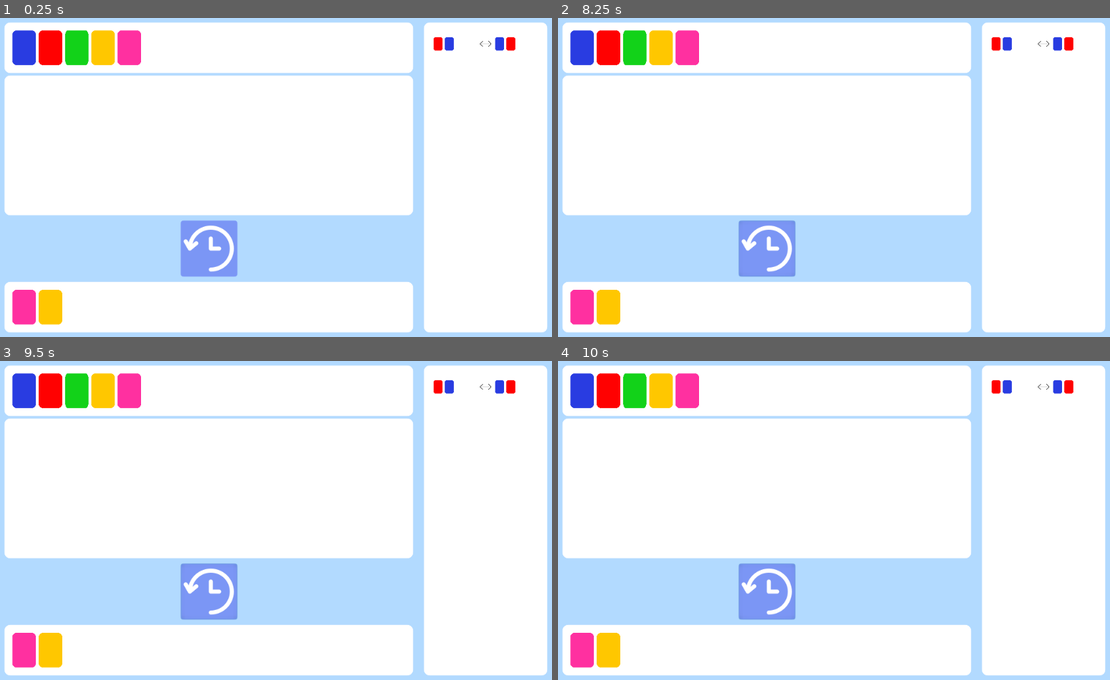
Above: before the commit, frames 1-4 (two rows, left to right).
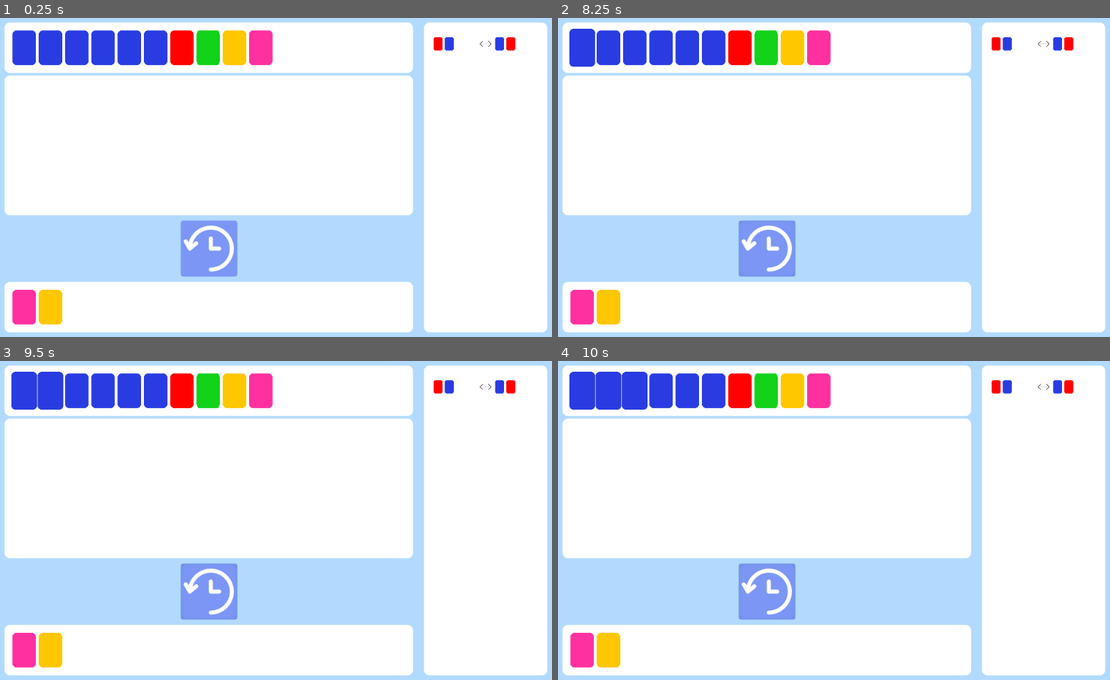
Above: after the commit, the same moments.

Repository: Pertatis/ProjetDomino
Game: Godot game, scene res://Scenes/Resolution.tscn
The game is run twice, just before and just after one commit, with the same random seed, the same clock (stepped at 60 frames per second) and the same inputs. This scene is started directly instead of the project's main scene.
Inputs (mouse positions are in pixels of both pictures, inside the frame that each line leads up to):
- Up to frame 1 (0.25 s): no input
- Up to frame 2 (8.25 s): click (1043, 43) at 0.5 s; click (767, 247) at 1.25 s; click (1043, 43) at 2 s; click (767, 247) at 2.75 s; click (1043, 43) at 3.5 s; click (767, 247) at 4.25 s; tap Enter at 5, 6.5, 8 s; move the mouse to (994, 43) at 5.02 s; click (994, 43) at 5.17 s; tap Space at 5.75, 7.25 s; move the mouse to (1005, 43) at 5.77 s; click (1005, 43) at 5.92 s; move the mouse to (1060, 43) at 6.52 s; click (1060, 43) at 6.67 s; move the mouse to (1071, 43) at 7.27 s; click (1071, 43) at 7.42 s; move the mouse to (580, 46) at 8.02 s; click (580, 46) at 8.17 s
- Up to frame 3 (9.5 s): tap Space at 8.75 s; move the mouse to (49, 389) at 8.77 s; click (49, 389) at 8.92 s
- Up to frame 4 (10 s): move the mouse to (635, 389) at 9.52 s; click (635, 389) at 9.67 s

The runs differ from the first frame. In frame 1, 4.2% of the frame differs, in the area x 7-50%, y 3-15%; in frame 2, 4.3%; in frame 3, 4.4%; in frame 4, 4.5%, in the area x 2-50%, y 3-16%.

Commit message:
added dominos selection

Diff:
--- a/Global.gd
+++ b/Global.gd
@@ -35,7 +35,10 @@
 	if "B" in color:
 		var inst = domino_blue.instance()
 		if node != null:
-			inst.connect("supp_domino_bleu",node,"supp_domino_handle")
+			if node.name == "Fond":
+				inst.connect("supp_domino_bleu",node,"supp_domino_handle")
+			elif node.name == "Resolution" or node.name == "Test":
+				inst.connect("select_domino_bleu",node,"select_domino_handle")
 		return inst
 
 	if "R" in color:
@@ -63,7 +66,7 @@
 		return inst
 
 func make_level1():
-	var one = ['B','R','G','Y','P']
+	var one = ['B','B','B','B','B','B','R','G','Y','P']
 	var two = ['P','Y']
 	var regles:Array = []
 	var temp = []
--- a/Scenes/Domino/DominoPalette/DominoPaletteBleu.gd
+++ b/Scenes/Domino/DominoPalette/DominoPaletteBleu.gd
@@ -3,12 +3,14 @@
 # --------- Signals ---------
 signal click_domino_bleu
 signal supp_domino_bleu(id,parent)
+signal select_domino_bleu(id)
 
 
 # --------- Signal handlers ---------
 func _on_DominoPaletteBleu_input_event(_viewport, event, _shape_idx):
 	if event is InputEventMouseButton and event.button_index == BUTTON_LEFT and event.is_pressed():
 		emit_signal("click_domino_bleu")
+		emit_signal("select_domino_bleu",get_index())
 	if event is InputEventMouseButton and event.button_index == BUTTON_RIGHT and event.is_pressed():
 		emit_signal("supp_domino_bleu",get_index(),get_parent())
 
--- a/Scenes/Edition.gd
+++ b/Scenes/Edition.gd
@@ -211,7 +211,6 @@
 			instance.position = $"%BasePoint".position + (Vector2.RIGHT * distance_domino * ($"%PanelBase".get_child_count() - 1))
 			$"%PanelBase".add_child(instance)
 			base_dominos.append(Global.get_color(instance.filename))
-			print(base_dominos)
 
 		#Ajoute l'objectif
 		for domino in test["Obj"]:
@@ -231,17 +230,16 @@
 			instance_regle.connect("regle_supprimer",self,"regle_supprimer_handle")
 			#recupère les enfants de la scene pour avoir coté droit et gauche
 			var sous_regle = instance_regle.get_children()[0].get_children()
-			print(sous_regle)
 			#cote gauche
 			for domino in regle[0]:
-				instance = Global.get_domino(self,domino)
+				instance = Global.get_domino(null,domino)
 				instance.position = sous_regle[1].get_children()[1].position + (Vector2.RIGHT * 10 * (sous_regle[1].get_child_count() - 2))
 				instance.scale = Vector2(0.15,0.15)
 				sous_regle[1].add_child(instance)
 				instance_regle.cote_gauche.append(Global.get_color(instance.filename))
 			#cote droit
 			for domino in regle[1]:
-				instance = Global.get_domino(self,domino)
+				instance = Global.get_domino(null,domino)
 				instance.position = sous_regle[3].get_children()[1].position + (Vector2.RIGHT * 10 * (sous_regle[3].get_child_count() - 2))
 				instance.scale = Vector2(0.15,0.15)
 				sous_regle[3].add_child(instance)
@@ -252,7 +250,6 @@
 func supp_domino_handle(id,parent):
 	var child_to_remove = parent.get_child(id)
 	parent.remove_child(child_to_remove)
-	print(parent.name)
 	if parent.name == 'PanelBase':
 		base_dominos.pop_at(id - 1)
 	if parent.name == 'PanelObjectif':
--- a/Scenes/Resolution.gd
+++ b/Scenes/Resolution.gd
@@ -10,6 +10,7 @@
 var regles:Array
 var test
 
+var selected_dominos:Array
 
 func _ready():
 	test = Global.level1
@@ -23,13 +24,13 @@
 	supprimer_tout()
 	#Ajoute la base
 	for domino in test["Base"]:
-		instance = Global.get_domino(null,domino)
+		instance = Global.get_domino(self,domino)
 		instance.position = $Background/Base/BasePoint.position + (Vector2.RIGHT * distance_domino * ($Background/Base.get_child_count() - 1))
 		$Background/Base.add_child(instance)
 
 	#Ajoute l'objectif
 	for domino in test["Obj"]:
-		instance = Global.get_domino(null,domino)
+		instance = Global.get_domino(self,domino)
 		instance.position = $Background/Objectif/ObjectifPoint.position + (Vector2.RIGHT * distance_domino * ($Background/Objectif.get_child_count() - 1))
 		$Background/Objectif.add_child(instance)
 
@@ -46,13 +47,13 @@
 		var sous_regle = instance_regle.get_children()[0].get_children()
 		#cote gauche
 		for domino in regle[0]:
-			instance = Global.get_domino(self,domino)
+			instance = Global.get_domino(null,domino)
 			instance.position = sous_regle[1].get_children()[1].position + (Vector2.RIGHT * 10 * (sous_regle[1].get_child_count() - 2))
 			instance.scale = Vector2(0.15,0.15)
 			sous_regle[1].add_child(instance)
 		#cote droit
 		for domino in regle[1]:
-			instance = Global.get_domino(self,domino)
+			instance = Global.get_domino(null,domino)
 			instance.position = sous_regle[3].get_children()[1].position + (Vector2.RIGHT * 10 * (sous_regle[3].get_child_count() - 2))
 			instance.scale = Vector2(0.15,0.15)
 			sous_regle[3].add_child(instance)
@@ -73,3 +74,22 @@
 	for child in $Background/PaletteRegles.get_children():
 		if not (child is Position2D):
 			$Background/PaletteRegles.remove_child(child)
+
+func select_domino_handle(id):
+	print(id)
+	if not selected_dominos.has(id):
+		selected_dominos.append(id)
+	else:
+		selected_dominos.erase(id)
+
+	var all_dominos = $Background/Base.get_children()
+
+	for element in all_dominos:
+		if not (element is Position2D):
+			if (element.get_index() in selected_dominos):
+				element.scale = Vector2(0.88,0.88)
+			else:
+				element.scale = Vector2(0.8,0.8)
+#	for element in selected_dominos:
+#		if not (all_dominos[element] is Position2D):
+#			all_dominos[element].scale = Vector2(0.88,0.88)
--- a/Scenes/Resolution.tscn
+++ b/Scenes/Resolution.tscn
@@ -31,6 +31,7 @@
 [node name="Background" type="ColorRect" parent="."]
 margin_right = 1027.0
 margin_bottom = 600.0
+mouse_filter = 2
 color = Color( 0.698039, 0.854902, 1, 1 )
 
 [node name="PaletteRegles" type="Panel" parent="Background"]
@@ -48,6 +49,7 @@
 margin_top = 25.0
 margin_right = 760.0
 margin_bottom = 115.0
+mouse_filter = 2
 custom_styles/panel = SubResource( 1 )
 
 [node name="BasePoint" type="Position2D" parent="Background/Base"]
--- a/Scenes/Test.gd
+++ b/Scenes/Test.gd
@@ -22,13 +22,13 @@
 	supprimer_tout()
 	#Ajoute la base
 	for domino in test["Base"]:
-		instance = Global.get_domino(null,domino)
+		instance = Global.get_domino(self,domino)
 		instance.position = $Background/Base/BasePoint.position + (Vector2.RIGHT * distance_domino * ($Background/Base.get_child_count() - 1))
 		$Background/Base.add_child(instance)
 
 	#Ajoute l'objectif
 	for domino in test["Obj"]:
-		instance = Global.get_domino(null,domino)
+		instance = Global.get_domino(self,domino)
 		instance.position = $Background/Objectif/ObjectifPoint.position + (Vector2.RIGHT * distance_domino * ($Background/Objectif.get_child_count() - 1))
 		$Background/Objectif.add_child(instance)
 
@@ -44,13 +44,13 @@
 		var sous_regle = instance_regle.get_children()[0].get_children()
 		#cote gauche
 		for domino in regle[0]:
-			instance = Global.get_domino(self,domino)
+			instance = Global.get_domino(null,domino)
 			instance.position = sous_regle[1].get_children()[1].position + (Vector2.RIGHT * 10 * (sous_regle[1].get_child_count() - 2))
 			instance.scale = Vector2(0.15,0.15)
 			sous_regle[1].add_child(instance)
 		#cote droit
 		for domino in regle[1]:
-			instance = Global.get_domino(self,domino)
+			instance = Global.get_domino(null,domino)
 			instance.position = sous_regle[3].get_children()[1].position + (Vector2.RIGHT * 10 * (sous_regle[3].get_child_count() - 2))
 			instance.scale = Vector2(0.15,0.15)
 			sous_regle[3].add_child(instance)
@@ -76,3 +76,7 @@
 	var error = get_tree().change_scene("res://Scenes/Edition.tscn")
 	if error != OK :
 			print("Failed to change scene", error)
+
+
+func select_domino_handle(id):
+	print(id)
--- a/Scenes/Test.tscn
+++ b/Scenes/Test.tscn
@@ -54,6 +54,7 @@
 margin_top = -1.0
 margin_right = 1027.0
 margin_bottom = 599.0
+mouse_filter = 2
 color = Color( 0.698039, 0.854902, 1, 1 )
 
 [node name="PaletteRegles" type="Panel" parent="Background"]
@@ -71,6 +72,7 @@
 margin_top = 25.0
 margin_right = 760.0
 margin_bottom = 115.0
+mouse_filter = 2
 custom_styles/panel = SubResource( 1 )
 
 [node name="BasePoint" type="Position2D" parent="Background/Base"]
